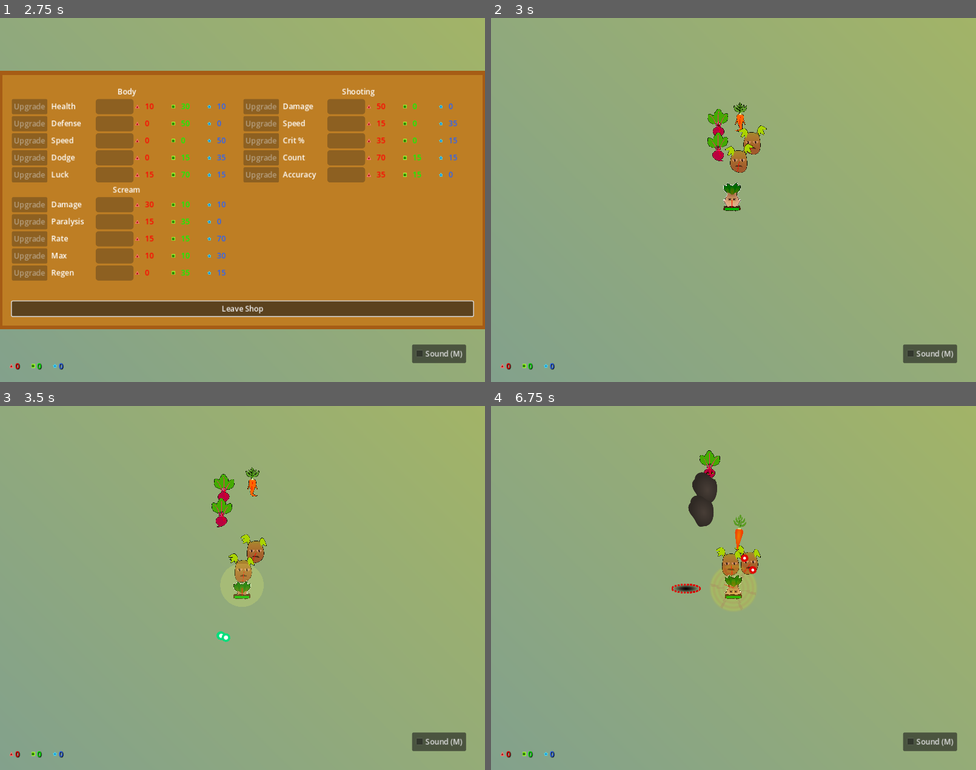
Above: before the commit, frames 1-4 (two rows, left to right).
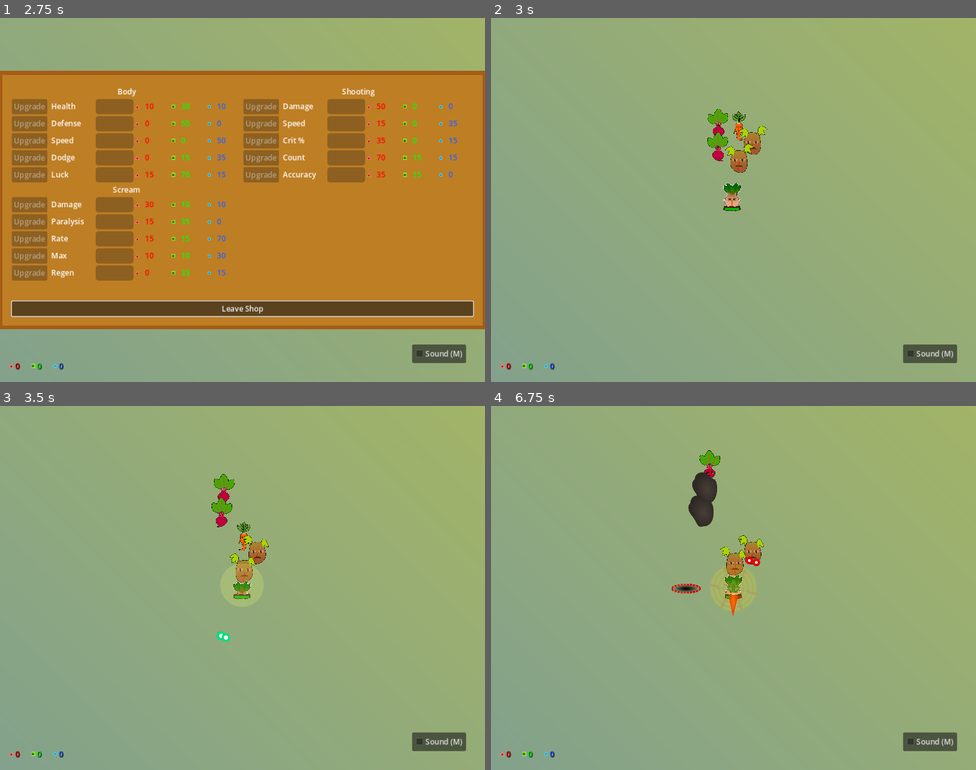
Above: after the commit, the same moments.

Repository: Zereijin/GGJ2023
Game: Godot game, scene res://main_menu/main_menu.tscn
Two runs of this game, one before a commit and one after it. Both use one fixed random seed, a clock stepped at 60 frames per second and the inputs below. Sound files missing from this copy of the repository are replaced by a short silence.
Inputs (mouse positions are in pixels of both pictures, inside the frame that each line leads up to):
- Up to frame 1 (2.75 s): click "Play" at 0.5 s; click "Sound (M)" at 1.25 s; tap Enter at 2 s; move the mouse to (349, 181) at 2.02 s; press the mouse at (349, 181) at 2.03 s; hold D (right) from 2.03 s (still down); tap Space (shop) at 2.27 s
- Up to frame 2 (3 s): release D (right) at 2.75 s; release the mouse at (840, 181) at 2.75 s; click "Leave Shop" at 2.75 s
- Up to frame 3 (3.5 s): no input
- Up to frame 4 (6.75 s): move the mouse to (636, 606) at 3.52 s; hold S (down) 3.53-4.28 s; click (636, 606) at 3.6 s; tap Space (shop) at 3.77, 4.25, 5.27, 6.02, 6.5 s; move the mouse to (782, 507) at 4.27 s; press the mouse at (782, 507) at 4.28 s; hold D (right) 4.28-5.03 s; move the mouse to (709, 660) at 5.02 s; release the mouse at (709, 660) at 5.03 s; hold W (up) 5.03-5.78 s; click (709, 660) at 5.1 s; tap Enter at 5.75 s; move the mouse to (879, 642) at 5.77 s; press the mouse at (879, 642) at 5.78 s; hold A (left) from 5.78 s (still down); move the mouse to (588, 533) at 6.52 s; release the mouse at (588, 533) at 6.53 s; click (588, 533) at 6.6 s

Frame 1 is identical in both runs. In frame 2, 0.2% of the frame differs, in the area x 48-57%, y 23-43%; in frame 3, 0.4%; in frame 4, 0.8%, in the area x 46-57%, y 29-58%.

Commit message:
Carrot tweaks

Diff:
--- a/game/enemy/carrot/carrot.tscn
+++ b/game/enemy/carrot/carrot.tscn
@@ -76,6 +76,7 @@
 
 [node name="Carrot" instance=ExtResource("1_flti8")]
 script = ExtResource("2_6gkx1")
+avoid_distance = 50.0
 resource_type = 0
 
 [node name="Sprite" parent="." index="0"]
--- a/game/enemy/carrot/projectile.tscn
+++ b/game/enemy/carrot/projectile.tscn
@@ -32,6 +32,7 @@
 shape = SubResource("CapsuleShape2D_78atj")
 
 [node name="LandTimer" type="Timer" parent="." index="3"]
+wait_time = 0.5
 one_shot = true
 
 [connection signal="body_entered" from="DamageArea" to="." method="_on_damage_area_body_entered"]
